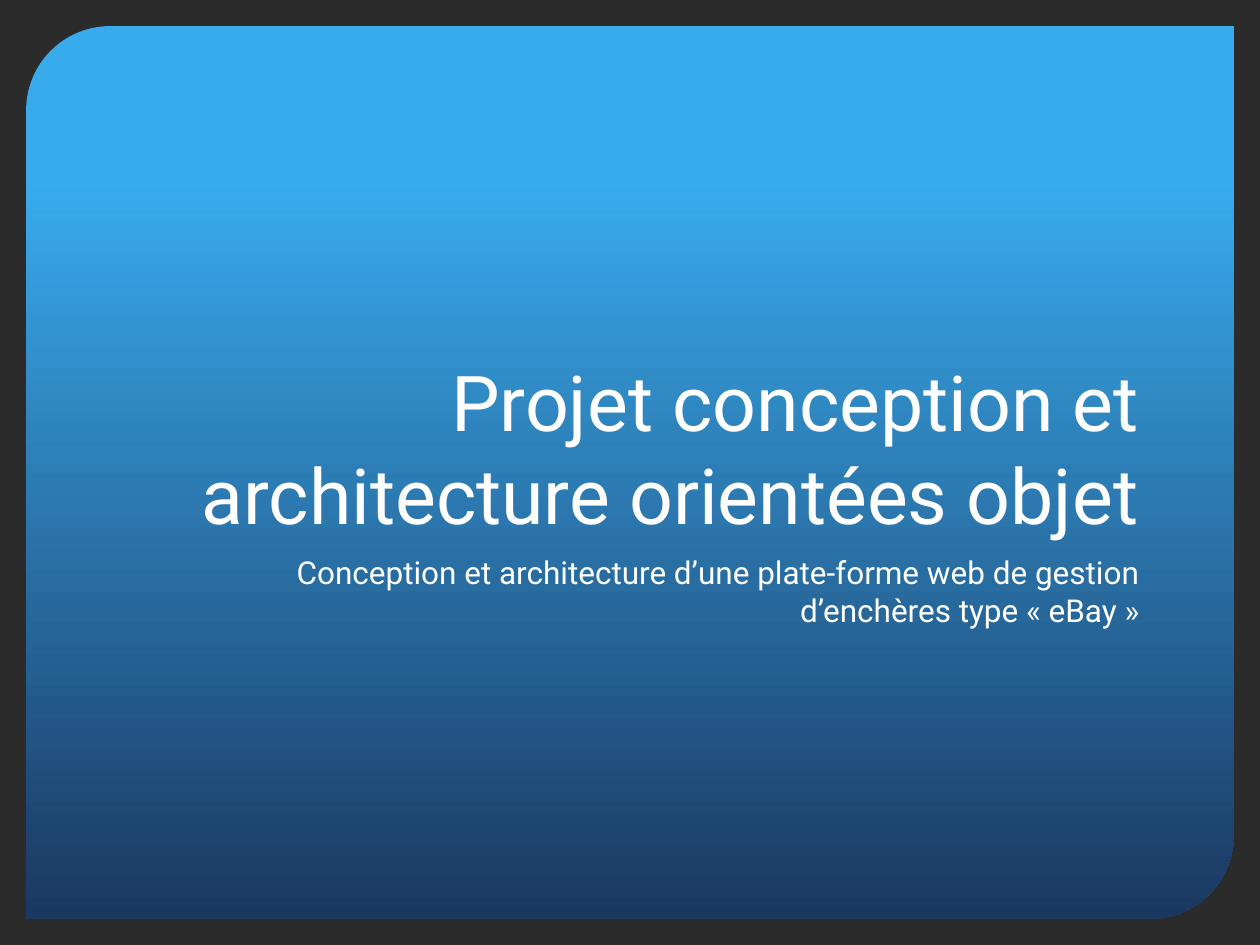
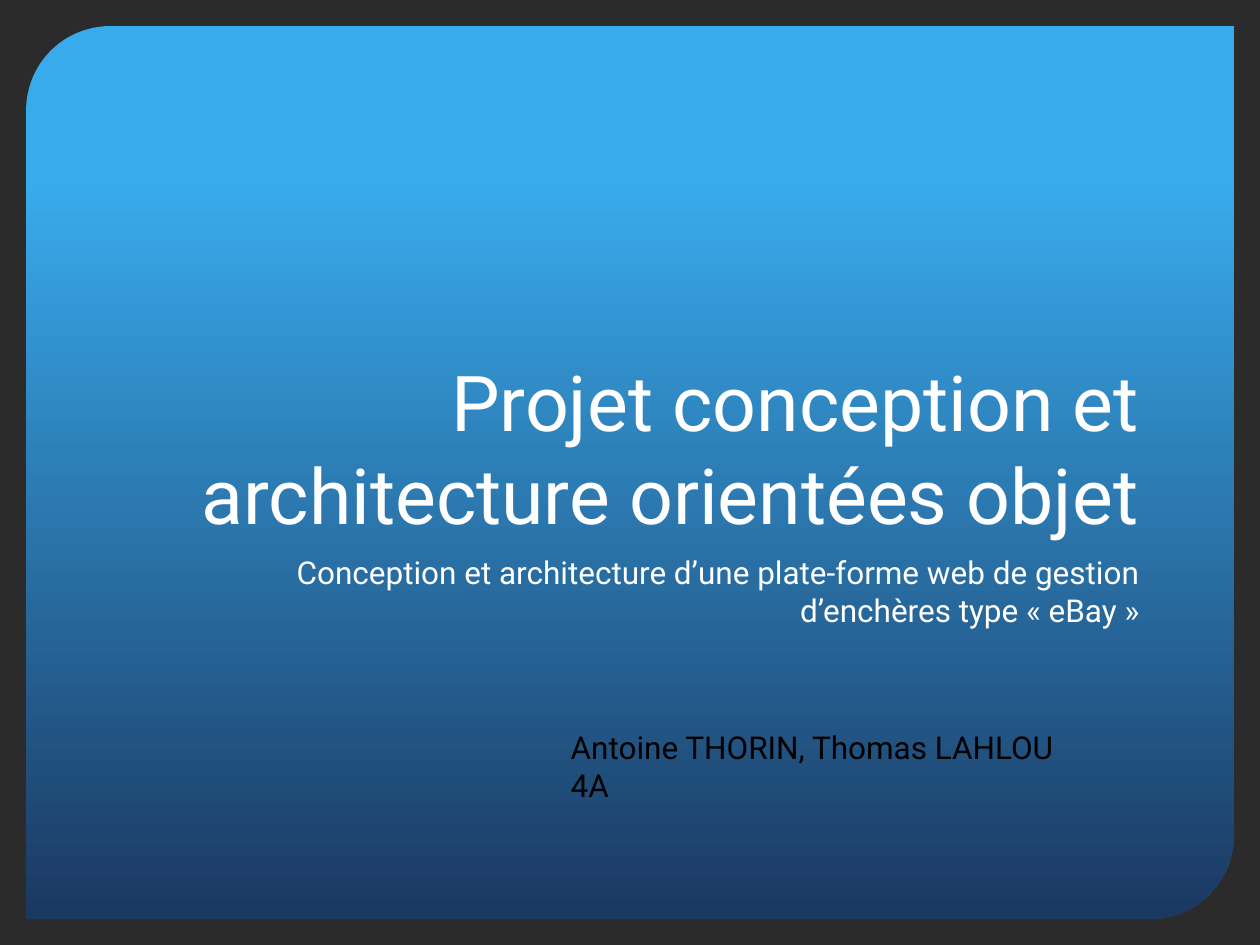
Before and after one commit to thomasn10/ESIEA_COO_Ebay_FHM, a slide deck: slide 1 of Présentation1.pptx. Drawn at 1260x945 pixels with LibreOffice and Linux fonts; fonts in the diff are those of the drawing; background and template pictures are left out; a plain dark background stands for a picture behind light text. Boxes give left, top, right and bottom in pixels: in the first picture for what was removed or moved away, otherwise in the second. Text is boxed around its words. In the diff, an @@ line names an element or a change of style, - is before the commit and + after.

Commit message:
presentation 0.2

```diff
--- a/Présentation1.pptx
+++ b/Présentation1.pptx
@@ text added at (571,735,1053,797), 18 pt, text #000000 @@
+Antoine THORIN, Thomas LAHLOU 4A
```
Also in this commit, not shown: 1 slide added.
